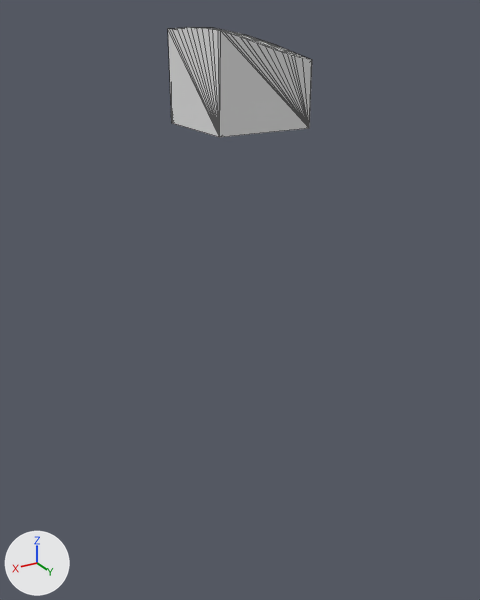
What one commit did to the glTF model assets/terrain/surface_pieces/surf_8_34.glb.
The view is the same before and after, from a 50 mm lens placed at (-50.09, -33.38, -24.9), pointed at (-67.78, -62.85, -39.64). The lights are fixed; the arrows at lower left show +X, +Y and +Z. The first picture is the older version. Mesh edges are drawn as thin lines. Where no turn or scale is listed for an object, it has been applied to the vertices.

The first picture shows 'geometry_0'.
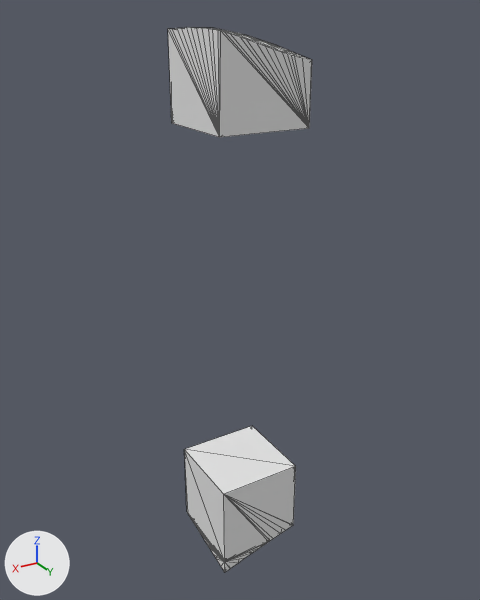
The change, as JSON lines over the scene's bpy script:
```json
{"op": "add", "block": "me_layer_6", "code": ["me_layer_6 = bpy.data.meshes.new('layer_6')", "me_layer_6.from_pydata(...)  # 55 vertices, 106 faces; spans x -68.13..-65.0, y -64.82..-60.0, z -55.88..-55.0"]}
{"op": "add", "block": "me_layer_5", "code": ["me_layer_5 = bpy.data.meshes.new('layer_5')", "me_layer_5.from_pydata(...)  # 74 vertices, 144 faces; spans x -70.0..-65.0, y -65.0..-60.0, z -55.0..-50.0"]}
{"op": "add", "block": "ob_layer_6", "code": ["ob_layer_6 = bpy.data.objects.new('layer_6', me_layer_6)", "ob_layer_6.location = (0.0, 0.0, 0.0)"]}
{"op": "add", "block": "ob_layer_5", "code": ["ob_layer_5 = bpy.data.objects.new('layer_5', me_layer_5)", "ob_layer_5.location = (0.0, 0.0, 0.0)"]}
```

Where the change shows, as pixel boxes (x1, y1, x2, y2) in the pictures (480 x 600 px):
```json
{"object": "layer_5", "change": "added", "after": [184, 426, 296, 561]}
{"object": "layer_6", "change": "added", "after": [190, 517, 268, 572]}
```
